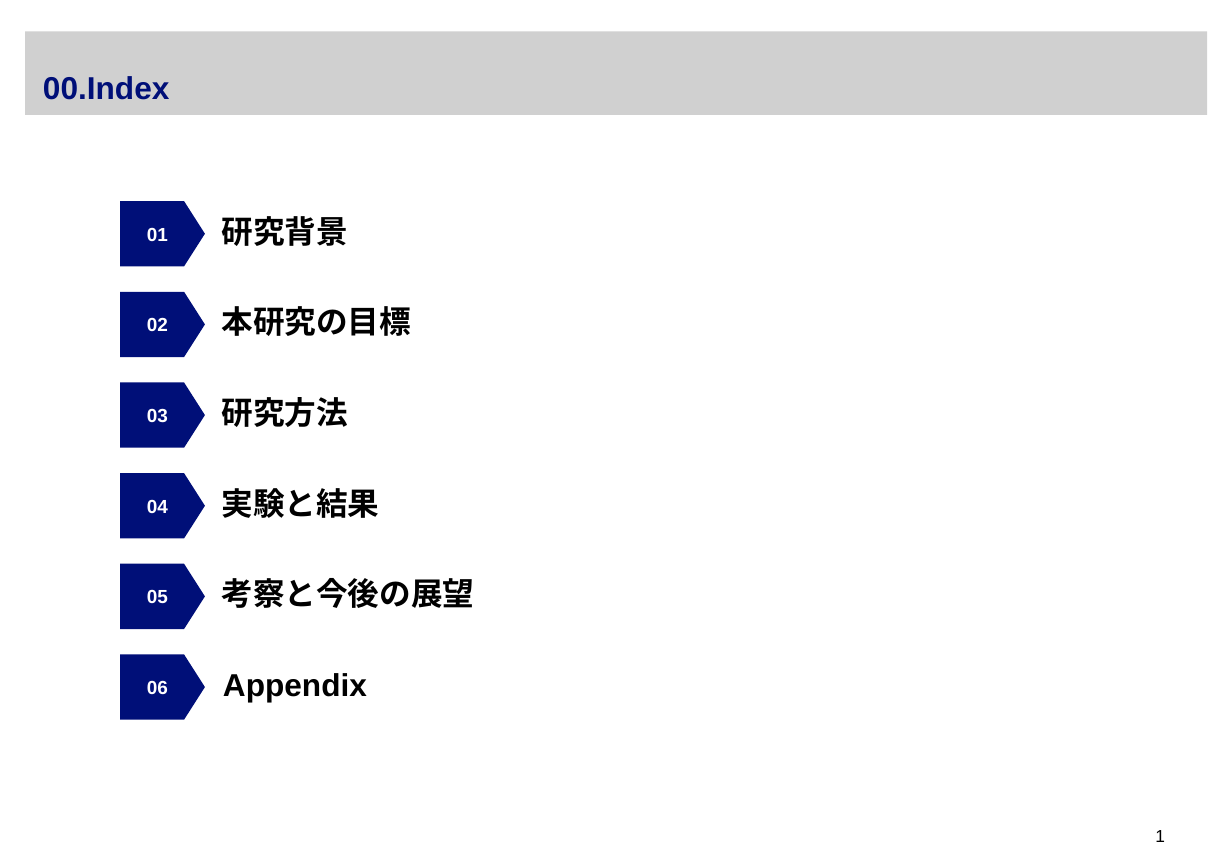
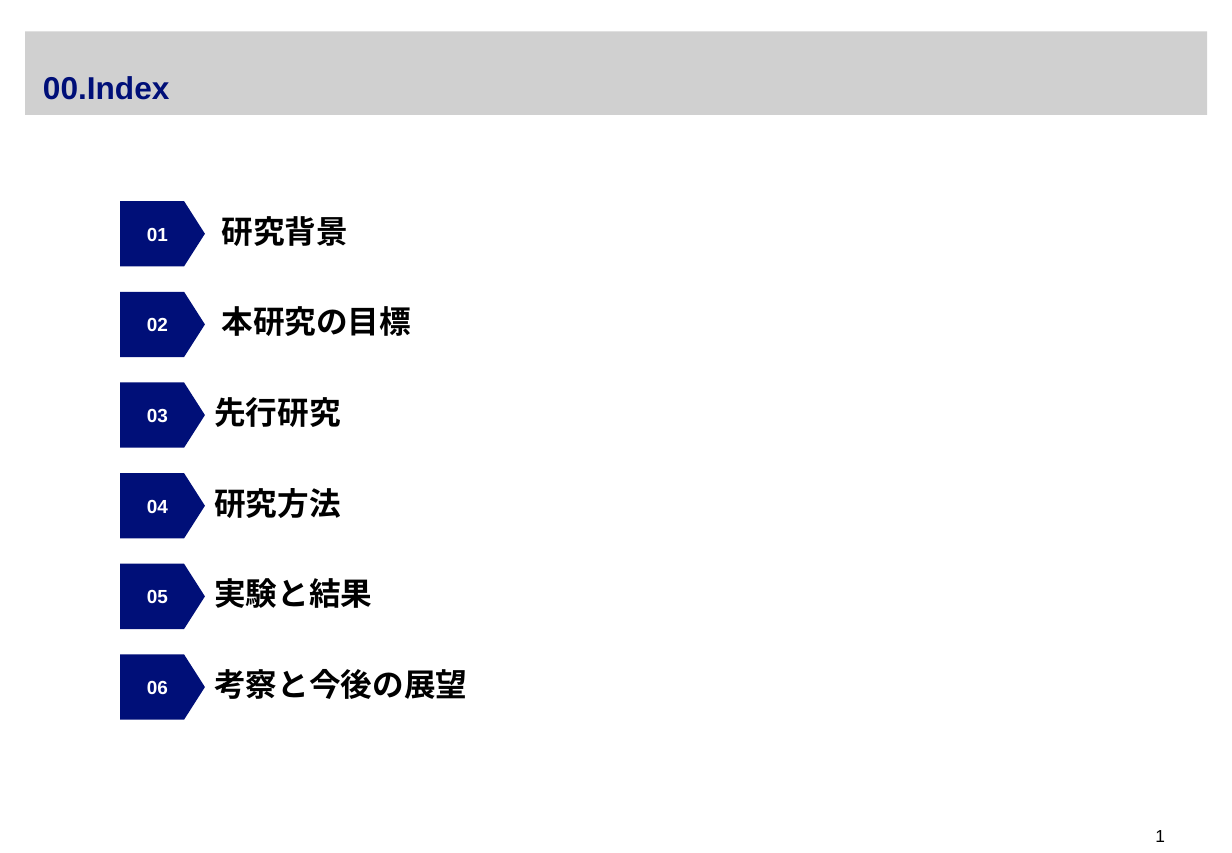
Before and after one commit to Harushirof/master_research, a slide deck: slide 2 of presentations/mid_term_202606/04_slides_draft/中間発表_スライド_v3.pptx. Drawn at 1232x853 pixels with LibreOffice and Linux fonts; fonts in the diff are those of the drawing; grey boxes stand for pictures. Boxes give left, top, right and bottom in pixels: in the first picture for what was removed or moved away, otherwise in the second. Text is boxed around its words. In the diff, an @@ line names an element or a change of style, - is before the commit and + after.

```diff
--- a/presentations/mid_term_202606/04_slides_draft/中間発表_スライド_v3.pptx
+++ b/presentations/mid_term_202606/04_slides_draft/中間発表_スライド_v3.pptx
@@ text at <box>214,397,341,427</box>: text changed @@
-研究方法
+先行研究
@@ text added at <box>214,488,341,518</box>, 20 pt, text #000000, bold @@
+研究方法
@@ text "実験と結果": place and size @@
-text "実験と結果" at <box>221,488,379,518</box>
+text "実験と結果" at <box>214,578,372,608</box>
@@ text "考察と今後の展望": place and size @@
-text "考察と今後の展望" at <box>221,578,474,608</box>
+text "考察と今後の展望" at <box>214,669,467,699</box>
@@ text removed at <box>223,673,367,702</box> @@
-Appendix
```
